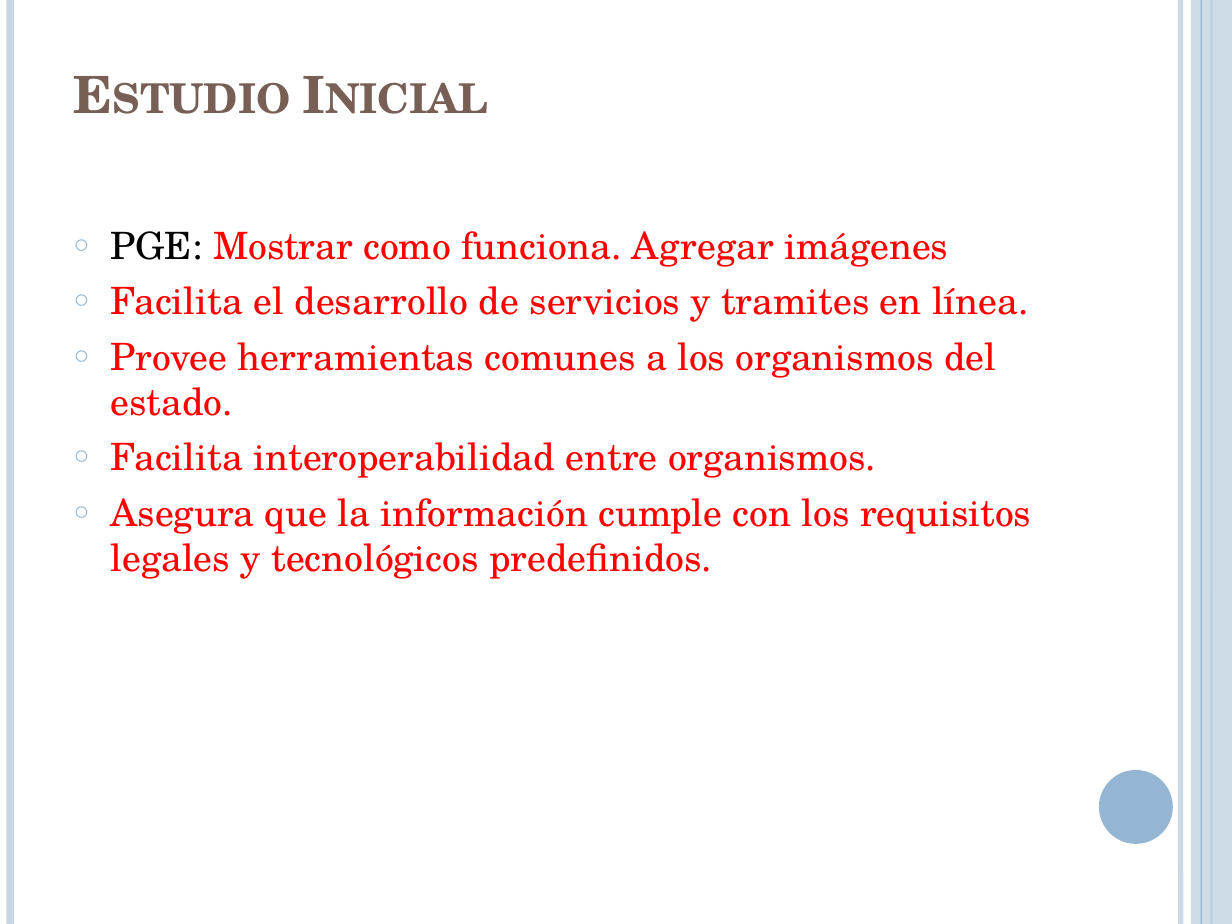
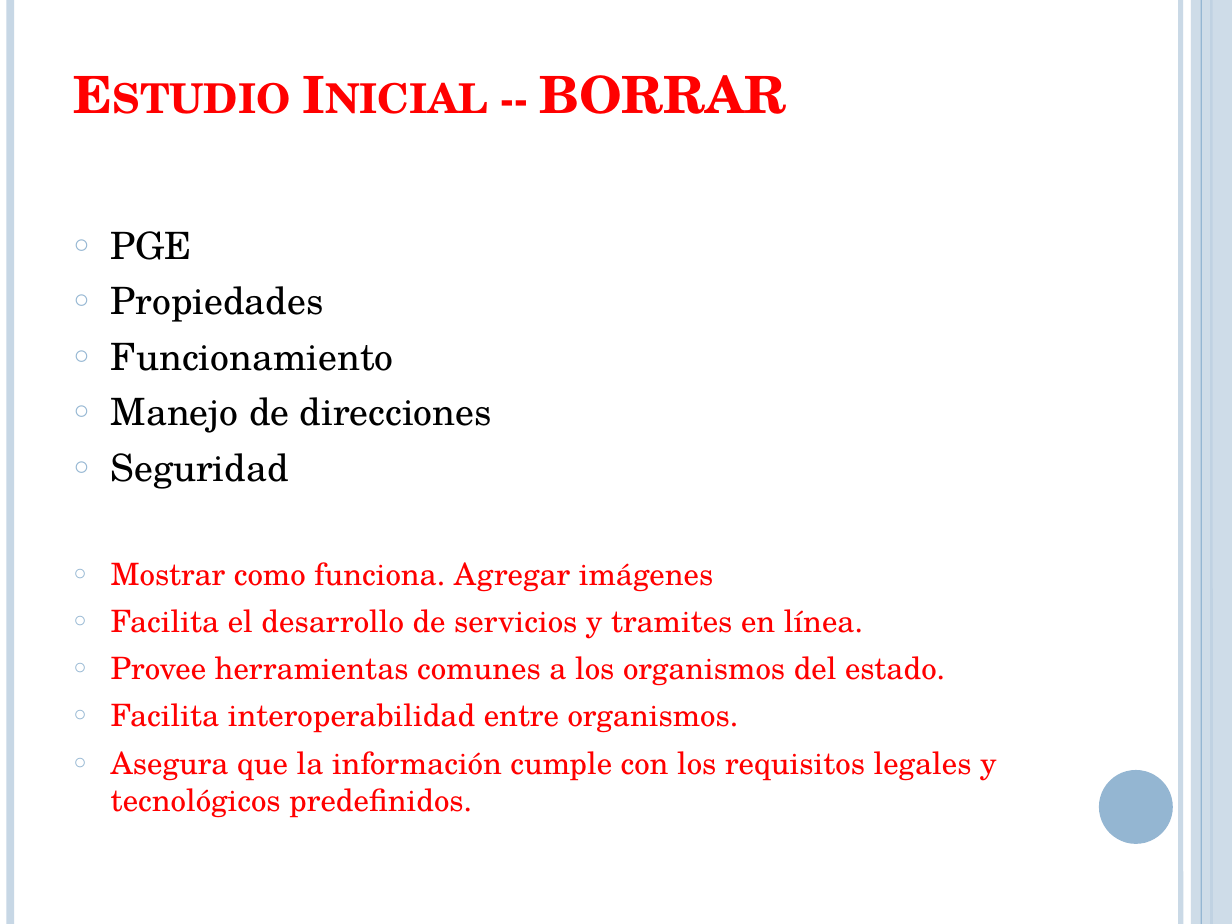
Before and after one commit to lcpaso1/integracion-gis-pge, a slide deck: slide 12 of Presentacion.pptx (slide 11 before the commit). Drawn at 1232x924 pixels with LibreOffice and Linux fonts; fonts in the diff are those of the drawing. Boxes give left, top, right and bottom in pixels: in the first picture for what was removed or moved away, otherwise in the second. Text is boxed around its words. In the diff, an @@ line names an element or a change of style, - is before the commit and + after.

```diff
--- a/Presentacion.pptx
+++ b/Presentacion.pptx
@@ title at (x1=540, y1=75, x2=787, y2=114): text changed; text colour #775F55 to #FF0000 @@
-Estudio Inicial
+Estudio Inicial -- BORRAR
@@ text at (x1=111, y1=231, x2=713, y2=592): text changed; text colour #FF0000 to #000000 @@
-○ PGE: Mostrar como funciona. Agregar imágenes
+○ PGE
+○ Propiedades
+○ Funcionamiento
+○ Manejo de direcciones
+○ Seguridad
+○ Mostrar como funciona. Agregar imágenes
@@ text at (x1=111, y1=609, x2=997, y2=818): size 22 to 18 pt in "Facilita el desarrollo de servicios y tramites ...", "Provee herramientas comunes a los organismos del ...", "Facilita interoperabilidad entre organismos.", "Asegura que la información cumple con los ..." @@
```
Also in this commit, not shown: 2 other slides changed, 3 slides added.
